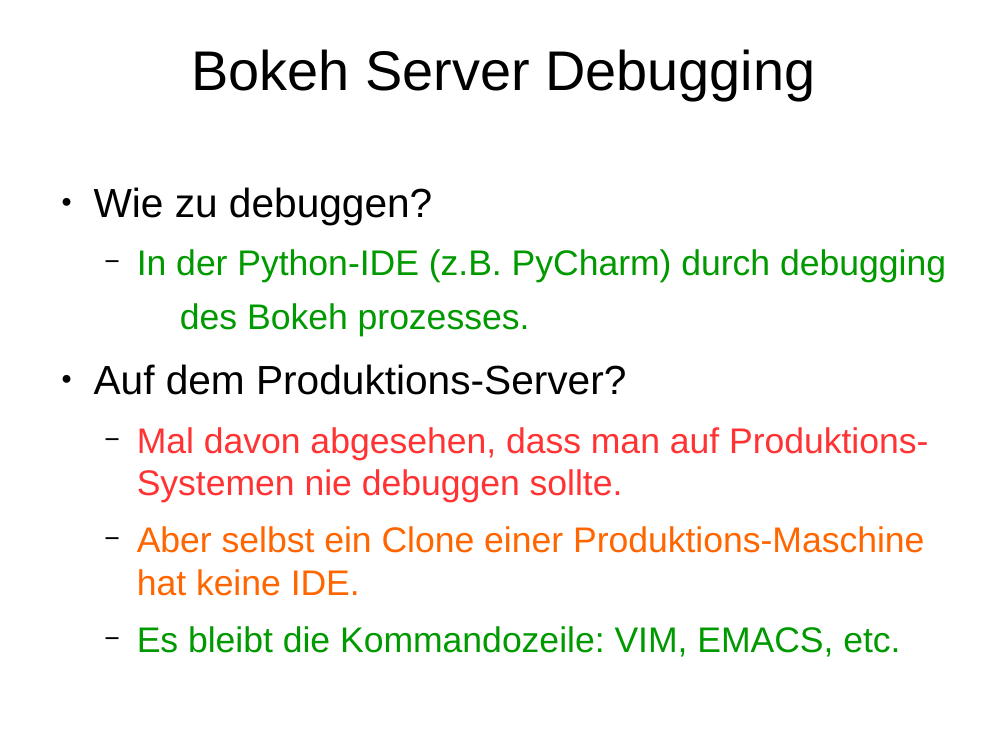
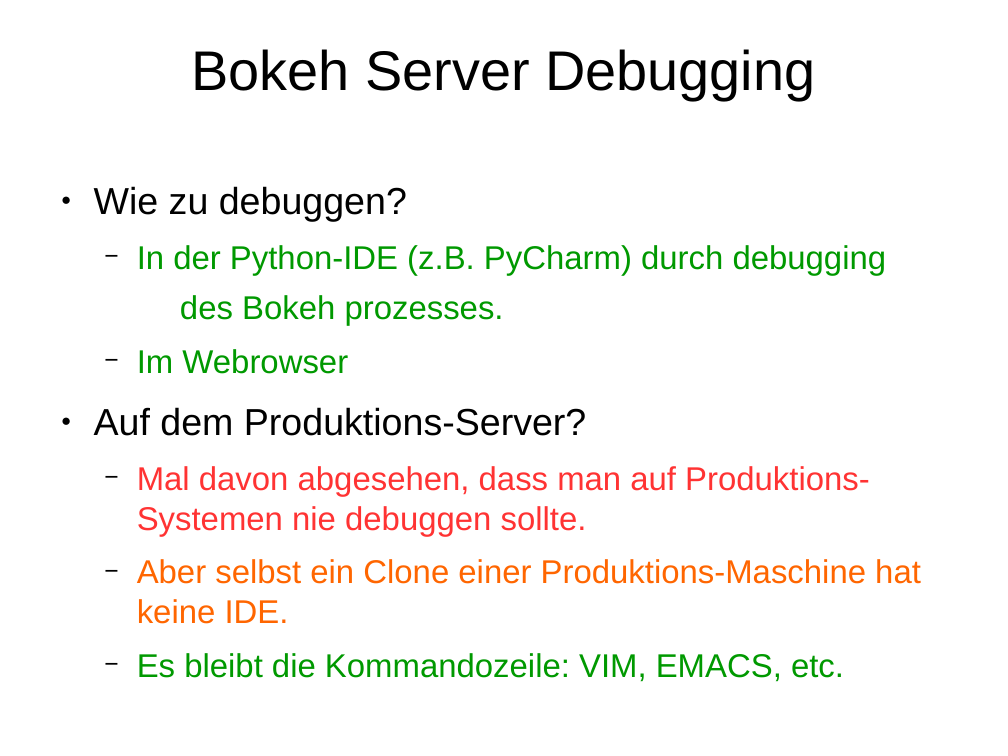
Before and after one commit to Inqbus/python_summit, a slide deck: slide 45 of vortrag/bokeh_sandra.odp. Drawn at 1008x756 pixels with LibreOffice and Linux fonts; fonts in the diff are those of the drawing. Boxes give left, top, right and bottom in pixels: in the first picture for what was removed or moved away, otherwise in the second. Text is boxed around its words. In the diff, an @@ line names an element or a change of style, - is before the commit and + after.

```diff
--- a/vortrag/bokeh_sandra.odp
+++ b/vortrag/bokeh_sandra.odp
@@ text at [94, 186, 921, 682]: size 32 to 29.6 pt in "Wie zu debuggen?", "Auf dem Produktions-Server?"; size 28 to 25.9 pt in "In der Python-IDE (z.B. PyCharm) durch debugging", "des Bokeh prozesses.", "Mal davon abgesehen, dass man auf Produktions-Systemen ...", "Aber selbst ein Clone einer Produktions-Maschine hat ..." and 1 more places @@
@@ text at [137, 349, 348, 374]: paragraph added @@
+  − Im Webrowser
```
Also in this commit, not shown: 6 other slides changed.
